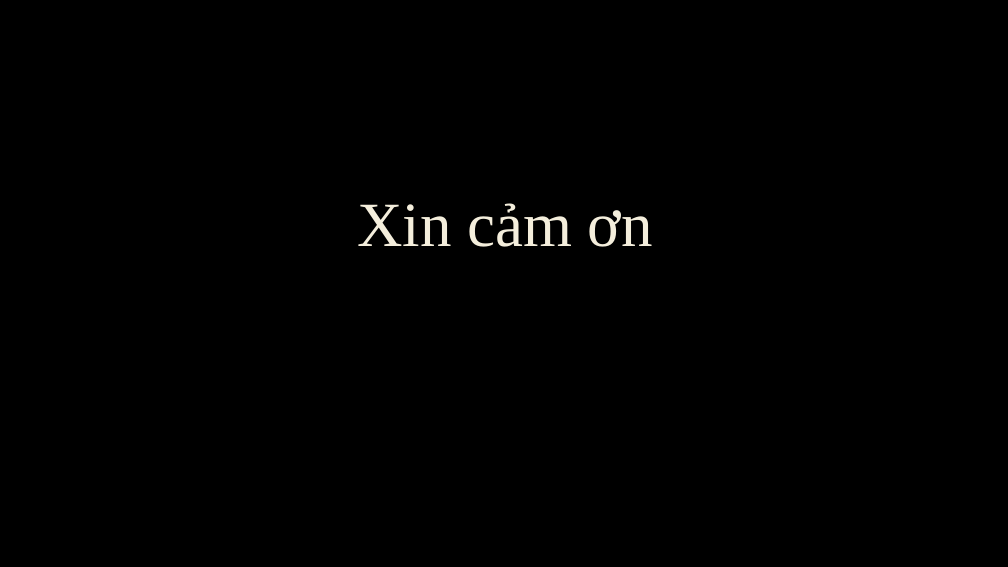
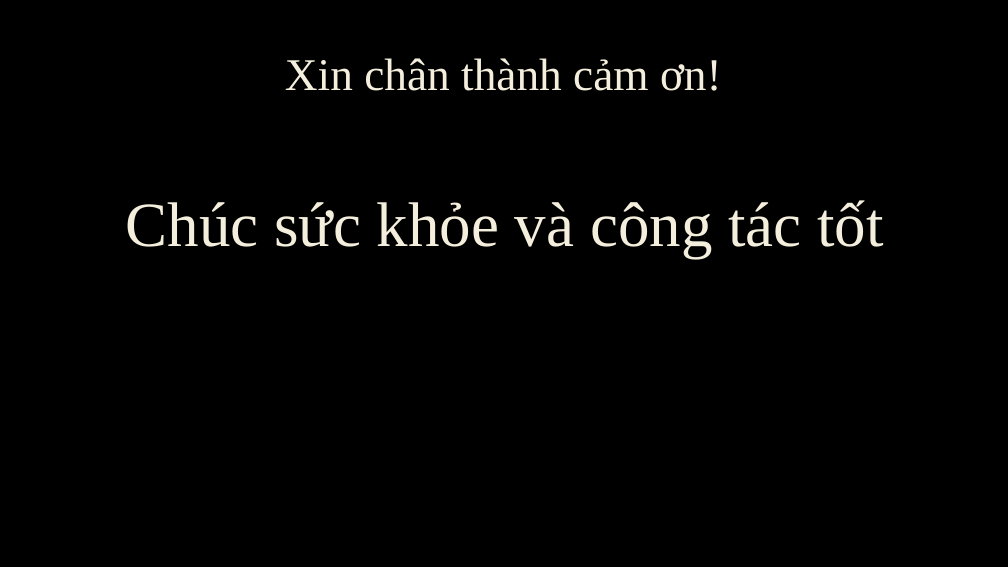
Before and after one commit to crazykg/BTN4, a slide deck: slide 13 of silde/slide.pptx (slide 14 before the commit). Drawn at 1008x567 pixels with LibreOffice and Linux fonts; fonts in the diff are those of the drawing; background and template pictures are left out. Boxes give left, top, right and bottom in pixels: in the first picture for what was removed or moved away, otherwise in the second. Text is boxed around its words. In the diff, an @@ line names an element or a change of style, - is before the commit and + after.

```diff
--- a/silde/slide.pptx
+++ b/silde/slide.pptx
@@ title added at box(285, 58, 722, 91), 43.2 pt, text #F4EEDC @@
+Xin chân thành cảm ơn!
@@ text at box(126, 200, 883, 258): text changed @@
-Xin cảm ơn
+Chúc sức khỏe và công tác tốt
```
Also in this commit, not shown: 2 other slides changed, 1 slide added, 2 slides removed.
